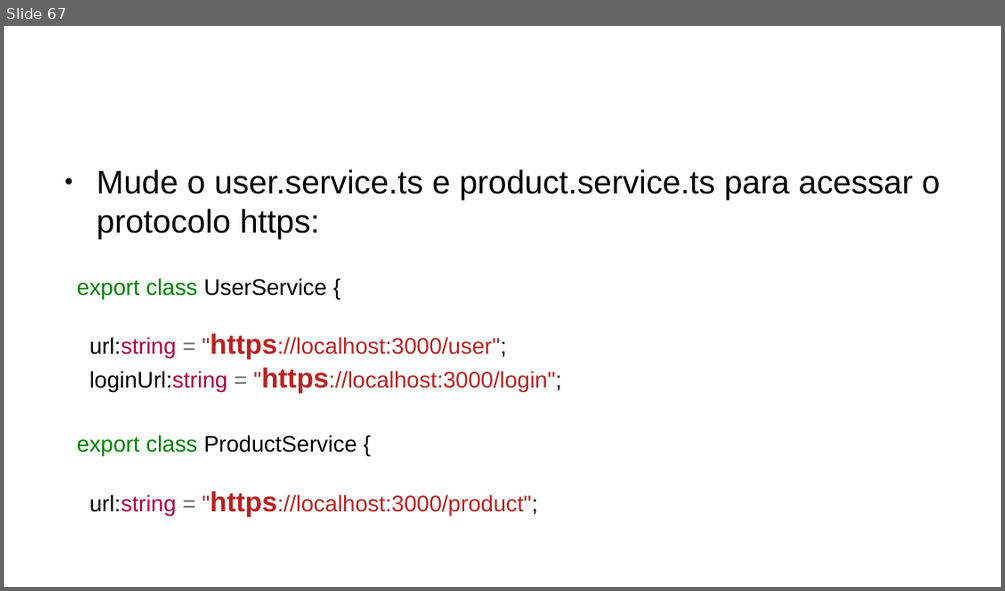
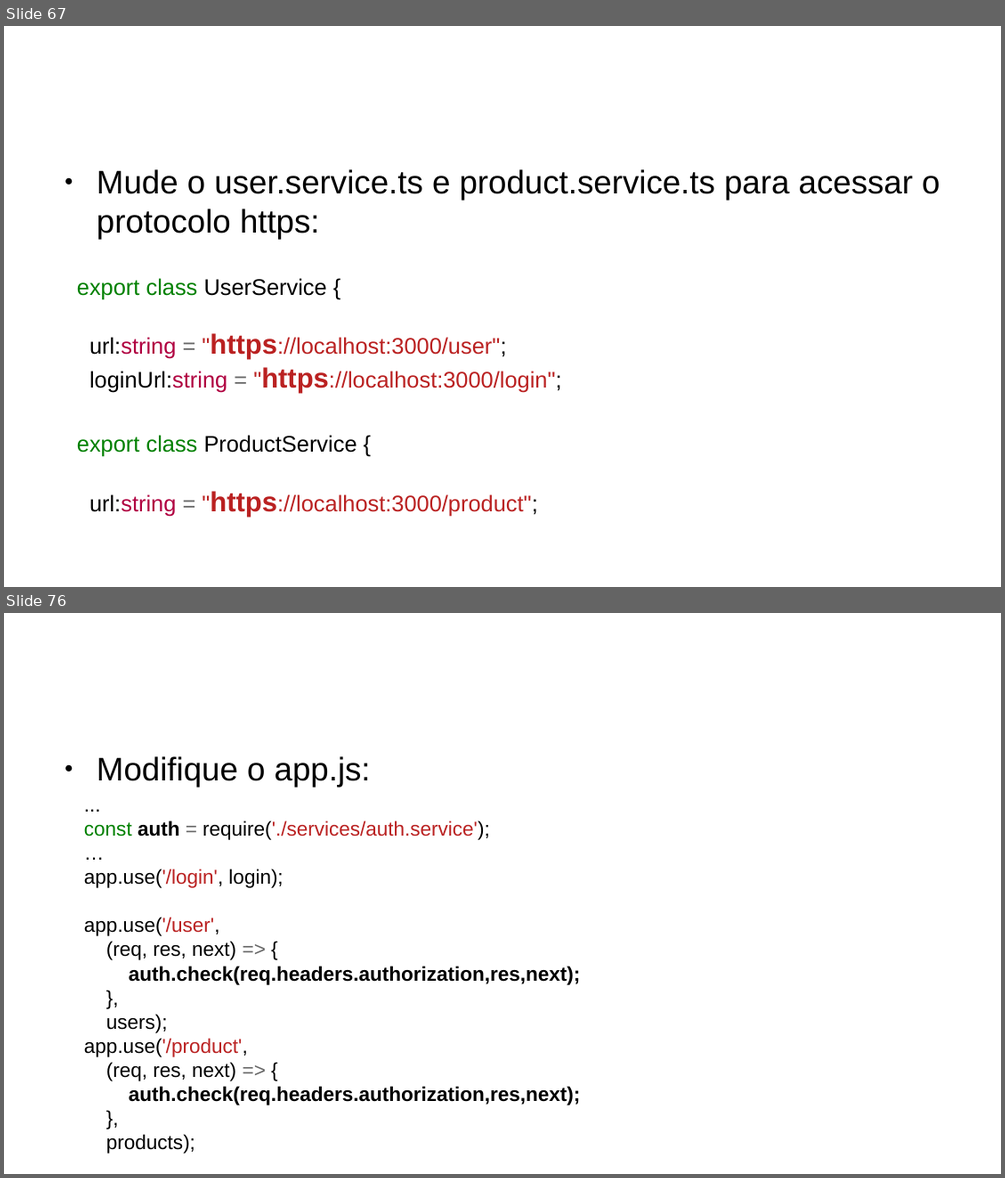
Before and after one commit to CCastro01/PIW-2019_1, a slide deck: SLIDES/14-Refatoração do Projeto CRUD.odp. Shown one above the other, each under a label of ours: slide 67 before the commit, slides 67 and 76 after it; the slides between them are not shown. The pictures are 1005x591 and 1005x1178 pixels, drawn with LibreOffice and Linux fonts; fonts in the diff are those of the drawing; background and template pictures are left out. Boxes give left, top, right and bottom in pixels: in the first picture for what was removed or moved away, otherwise in the second. Text is boxed around its words. In the diff, an @@ line names an element or a change of style, - is before the commit and + after.

```diff
--- a/SLIDES/14-Refatoração do Projeto CRUD.odp
+++ b/SLIDES/14-Refatoração do Projeto CRUD.odp
@@ slide 76 added at (x1=4, y1=613, x2=1001, y2=1174), background #FFFFFF @@
@@ title added at (x1=54, y1=634, x2=748, y2=727), 35.7 pt, text #FFFFFF @@
+Middleware no Express
@@ text added at (x1=97, y1=756, x2=371, y2=787), 26 pt, text #000000 @@
+● Modifique o app.js:
@@ text added at (x1=84, y1=820, x2=581, y2=1105), 16 pt, text #000000 @@
+...
+const auth = require('./services/auth.service');
+…
+app.use('/login', login);
+app.use('/user',
+(req, res, next) => {
+auth.check(req.headers.authorization,res,next);
+},
+users);
+app.use('/product',
+(req, res, next) => {
+auth.check(req.headers.authorization,res,next);
+},
+products);
```
Also in this commit, not shown: 8 other slides added, 18 other files.
